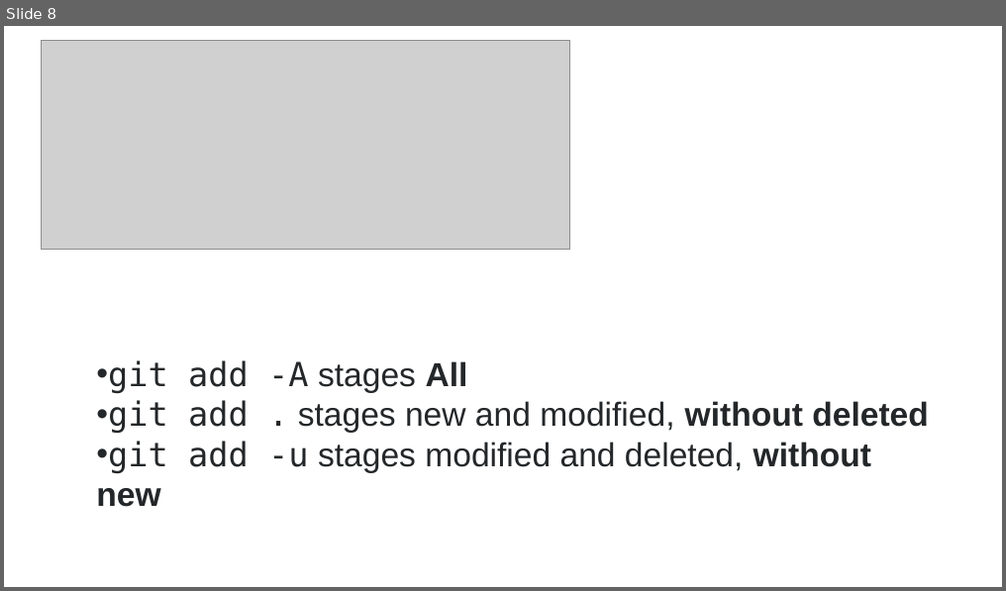
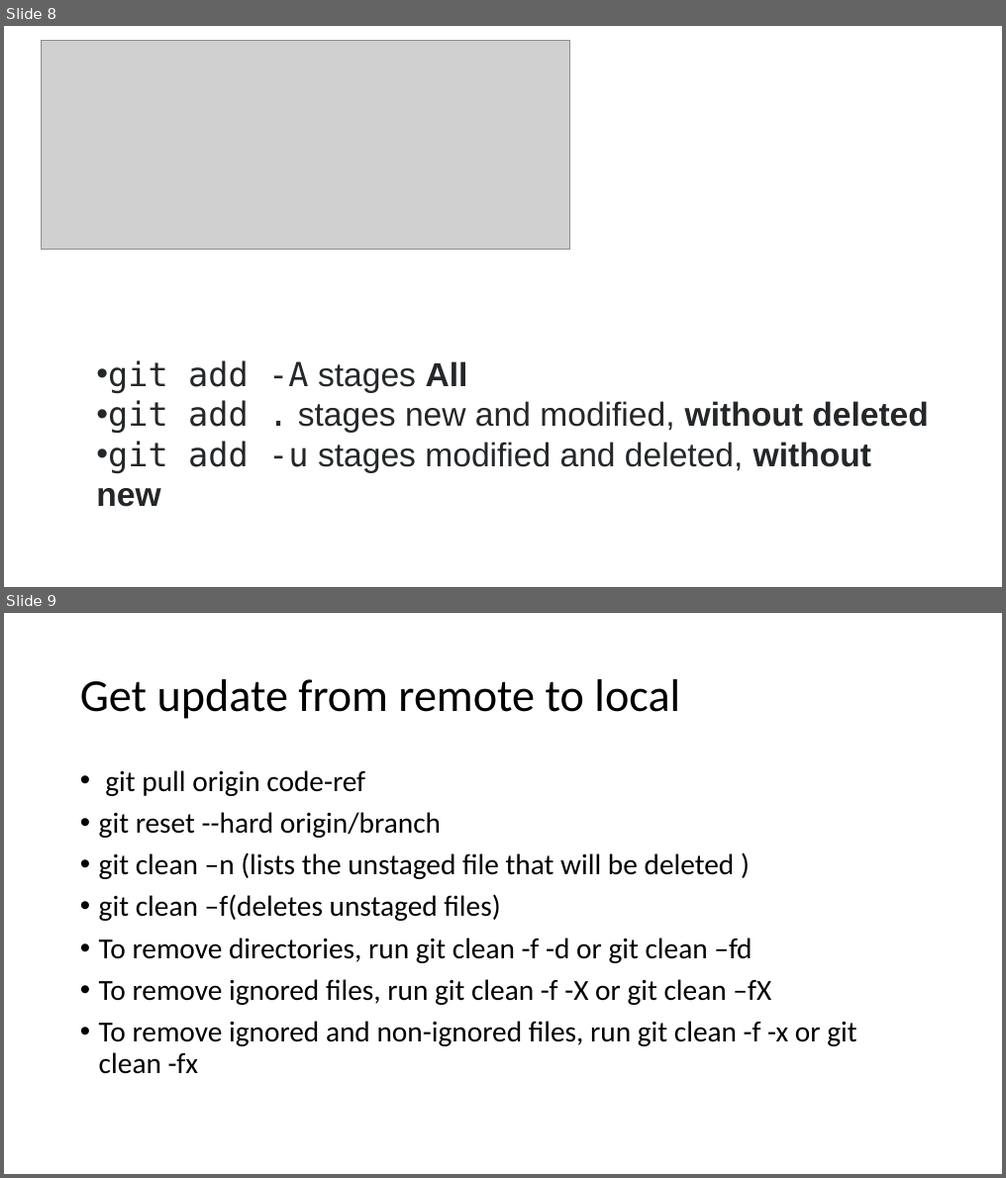
Before and after one commit to ketankk/BDppt, a slide deck: ppt/Git.pptx. Shown one above the other, each under a label of ours: slide 8 before the commit, slides 8 and 9 after it. The pictures are 1006x591 and 1006x1178 pixels, drawn with LibreOffice and Linux fonts; fonts in the diff are those of the drawing; grey boxes stand for pictures. Boxes give left, top, right and bottom in pixels: in the first picture for what was removed or moved away, otherwise in the second. Text is boxed around its words. In the diff, an @@ line names an element or a change of style, - is before the commit and + after.

```diff
--- a/ppt/Git.pptx
+++ b/ppt/Git.pptx
@@ slide 9 added at (4,613,1002,1174), background #FFFFFF @@
@@ title added at (80,679,680,719), 44 pt, text #000000 @@
+Get update from remote to local
@@ text added at (99,770,856,1074), 28 pt, text #000000 @@
+• git pull origin code-ref
+• git reset --hard origin/branch
+• git clean –n (lists the unstaged file that will be deleted )
+• git clean –f(deletes unstaged files)
+• To remove directories, run git clean -f -d or git clean –fd
+• To remove ignored files, run git clean -f -X or git clean –fX
+• To remove ignored and non-ignored files, run git clean -f -x or git clean -fx
```
Also in this commit, not shown: 11 other files.
